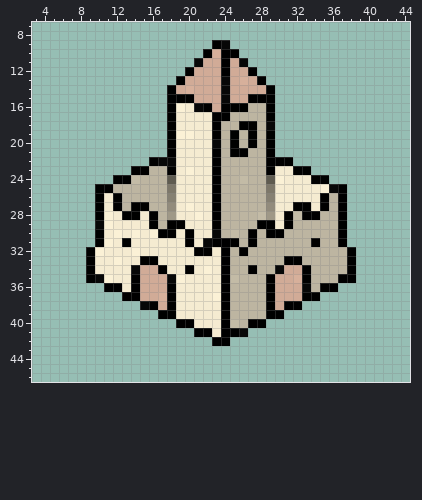
Pixel-art sprite, stored at artwork/sprites/paper/full_48x48/castle/castle.png. The picture above was drawn from the file before the commit.
The file is 48x48 pixels. Colours within 5 levels of each other are drawn and written as one. Shown: x 3..44, y 7..46.
And afterwards:
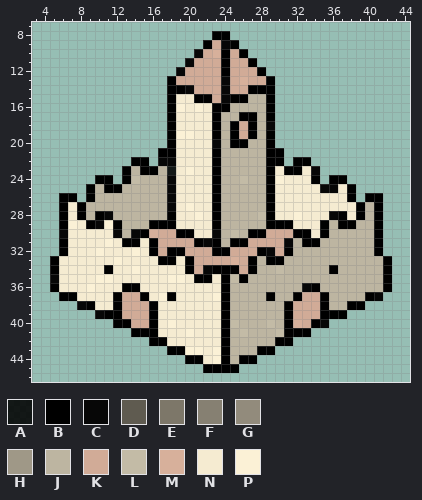
Palette (. is transparent): A #000000df  B #000000  C #070707  D #5f5b50  E #7d7769  F #868072  G #928b7c  H #9f9887  J #bdb5a1  K #d1ab97  L #c3bba6  M #d7b09b  N #f5ebd1  P #fbf1d6
Edits made:
Changed rows in their new state; - is an unchanged pixel.
first column x 5:
 8 ------------------BB------------------
 9 -----------------BK-B-----------------
10 ----------------CK--KB----------------
11 ---------------CK----KB---------------
12 --------------CK------KB--------------
13 -------------BK--------KB-------------
14 --------------BC------BB--------------
15 --------------NNBB--BBJJ--------------
16 ----------------PNB-JJ----------------
17 -------------------J-BB---------------
18 --------------------BK----------------
19 ---------------------K----------------
20 ---------------------BJ---------------
21 ------------B-------JJ---B------------
22 ---------BB.--------------.BB---------
23 --------BJ-B-A------------B-NC--------
24 -----BB.-----C----------B-----.BB-----
25 ----BJ-B-----C----------B-----C-NB----
26 -BB-BJJJ-----C----------B-----NNNB-BB-
27 -BNBJJJJ-JJ--C----------B--NN-NNNNBJB-
28 -BNBJ-CJJJJJ-B----------B-NPNNNC-NBJB-
29 -BPNB--BJJJ-B-N--------J-B-NNNB--BJJB-
30 -CNNNN-CJCBMKKB--------BKKKBBNB-JJJJB-
31 -BNNNN---B-BKKKKB--J-BKKKKC-B---JJJJB-
32 -BNNN------BKBBKKKB-KKKBCKB------JJJB-
33 BNNNN-----NNBB-BKKKKMKB-BBJJ-----JJJJB
34 BNNNN-B--PNNN---KCB-BK---LJJJ--B-JJJJB
35 CNNNNP---NNNNP--BB---B--JJJJJ---JJJJJB
36 BNNNPNNNB-NNNN----------JJJJ-BJJJJJJJB
37 -BBNNNNBKKBNP------------JJBKKBJJJJBC-
38 ---CBNNBKKK-NN----------JJ-KKKBJJBB---
39 -----CBBKKKBNN----------JJBKKKBBB-----
40 -------BBKKBNPNN------JJLJBMKBC-------
41 ---------BBBNNNPNN--JLJJJLBBB---------
42 -----------BBNNNNNN-JJJJJBB-----------
43 -------------BBPPNPBJJJBB-------------
44 ---------------BBNPBJBB---------------
45 -----------------BBBB-----------------
